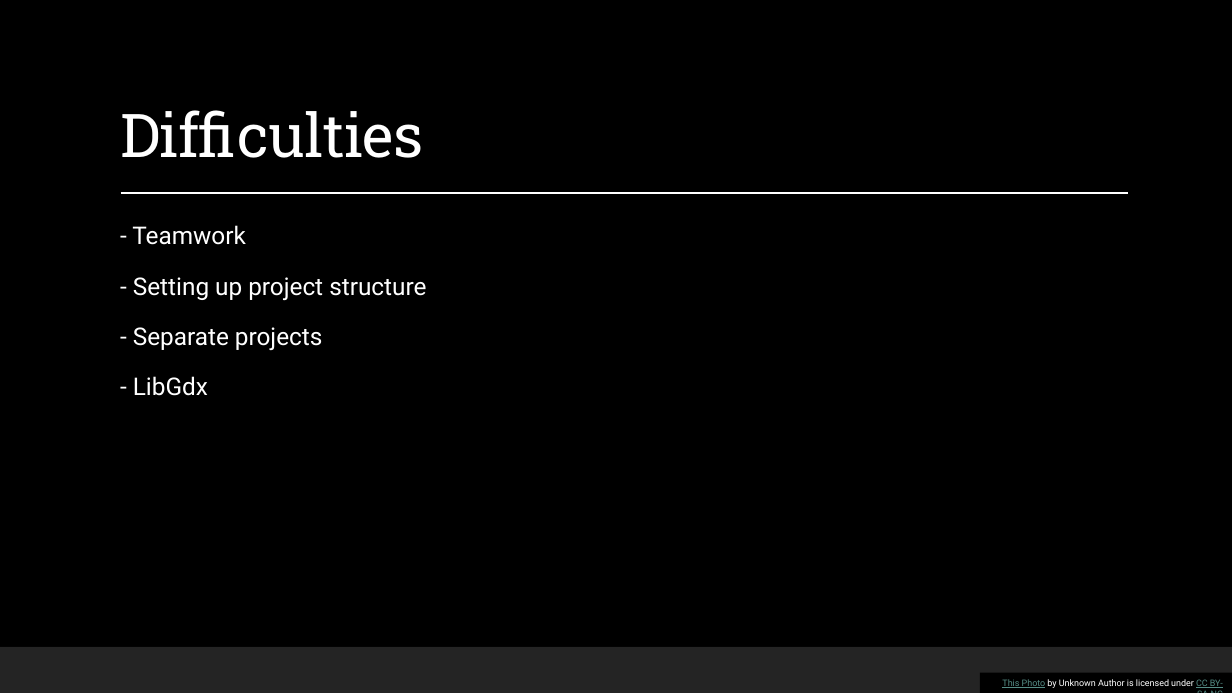
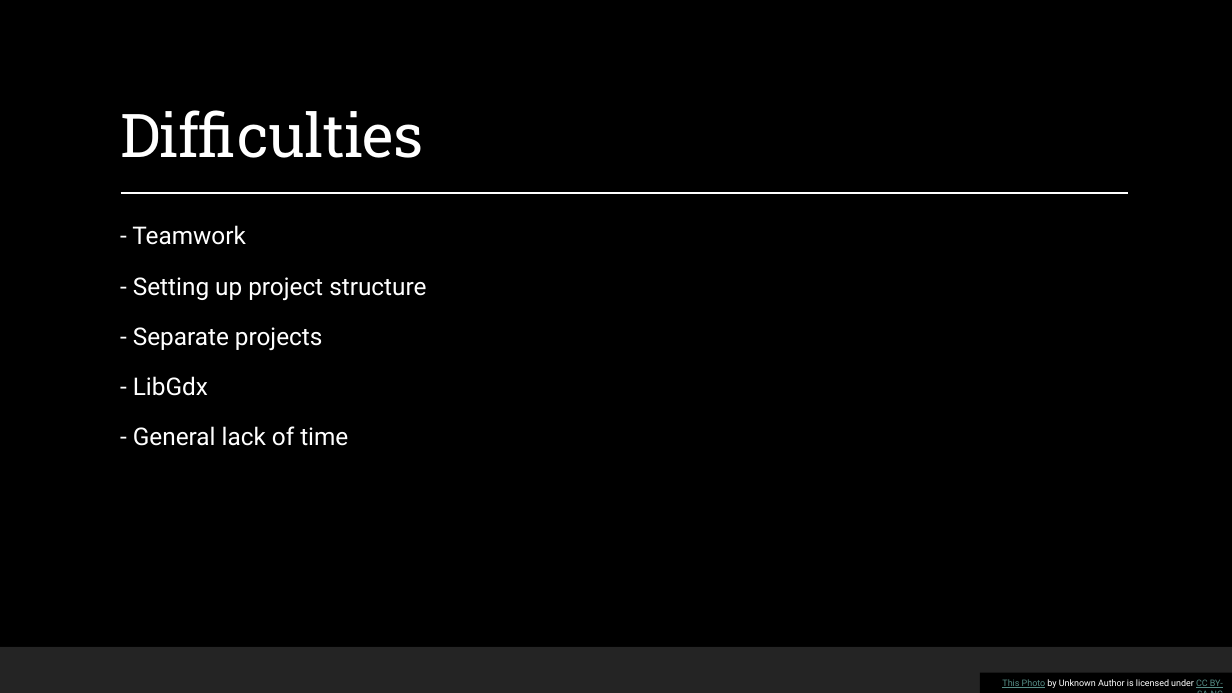
Before and after one commit to renesteeman/Project1-2_Group4, a slide deck: slide 7 of Crazy Putting Presentation.pptx. Drawn at 1232x693 pixels with LibreOffice and Linux fonts; fonts in the diff are those of the drawing; background and template pictures are left out. Boxes give left, top, right and bottom in pixels: in the first picture for what was removed or moved away, otherwise in the second. Text is boxed around its words. In the diff, an @@ line names an element or a change of style, - is before the commit and + after.

```diff
--- a/Crazy Putting Presentation.pptx
+++ b/Crazy Putting Presentation.pptx
@@ text at [133,426,348,446]: paragraph added @@
+  - General lack of time
```
Also in this commit, not shown: 2 other slides changed, 4 other files.
